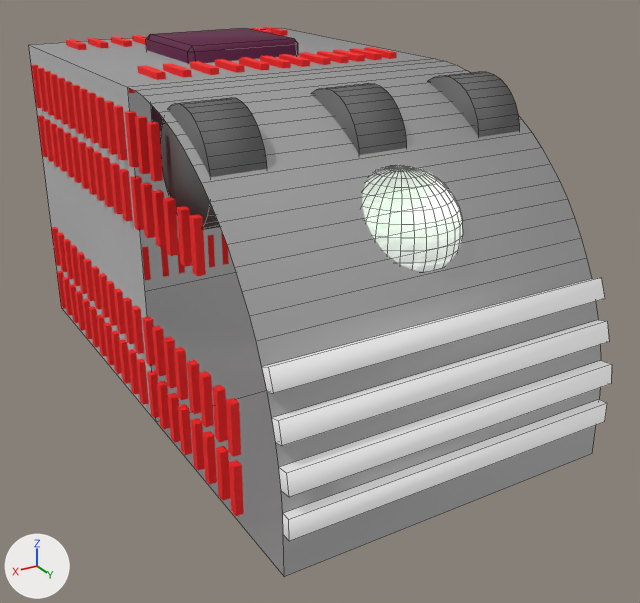
The FBX model Autopilot/Models/large/Autopilot-Block_Large.fbx, before and after one commit.
Both versions are drawn from a 50 mm camera at (3.14, 5.76, 2.28) aimed at (-0.16, 0.25, -0.48). The lights are fixed; the arrows at lower left show +X, +Y and +Z. Mesh edges are drawn as thin lines on the coarser meshes. Where no turn or scale is listed for an object, it has been applied to the vertices.
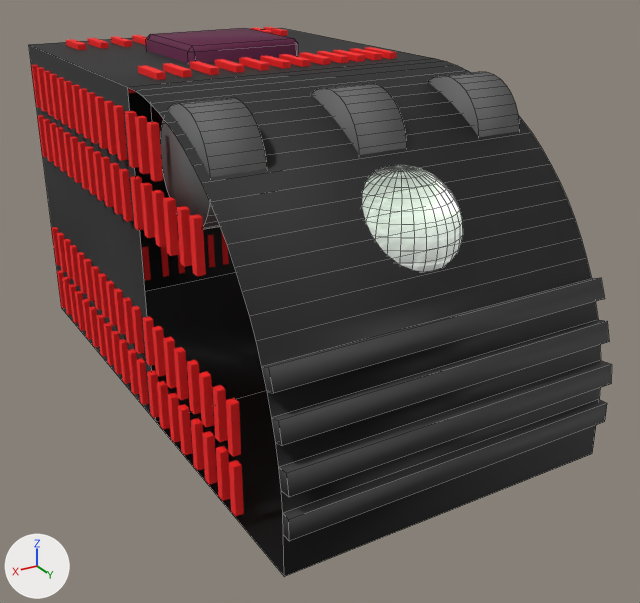
The newer file is also turned or shifted as a whole; pictures and numbers use the older file's frame.

Edits to the bpy script that builds the scene:
```text
Change img_largebattery_me_dds:
    img_largebattery_me_dds: load_image('LargeBattery_me.dds', '../../Textures/Cubes/LargeBattery_me.dds', 512, 512, 'Non-Color') -> load_image('LargeBattery_me.dds', '../../Textures/Cubes/LargeBattery_me.dds', 512, 512, 'sRGB')
Change mat_material_143:
    remove n3 = _N.new('ShaderNodeTexImage'); n3.name = 'Image Texture.001'
    remove n3.image = img_largebattery_me_dds
    where n0 = _N.new('ShaderNodeBsdfPrincipled'); n0.name = 'Principled BSDF'
    remove _L.new(n3.outputs[0], n0.inputs[28])  # 'Color' to 'Emission Strength'
```

Changed parts and their boxes [x1, y1, x2, y2] in the pictures (640 x 603 px):
'Cube.132', surface changed (grey to black)
    both: [29, 28, 612, 576]
